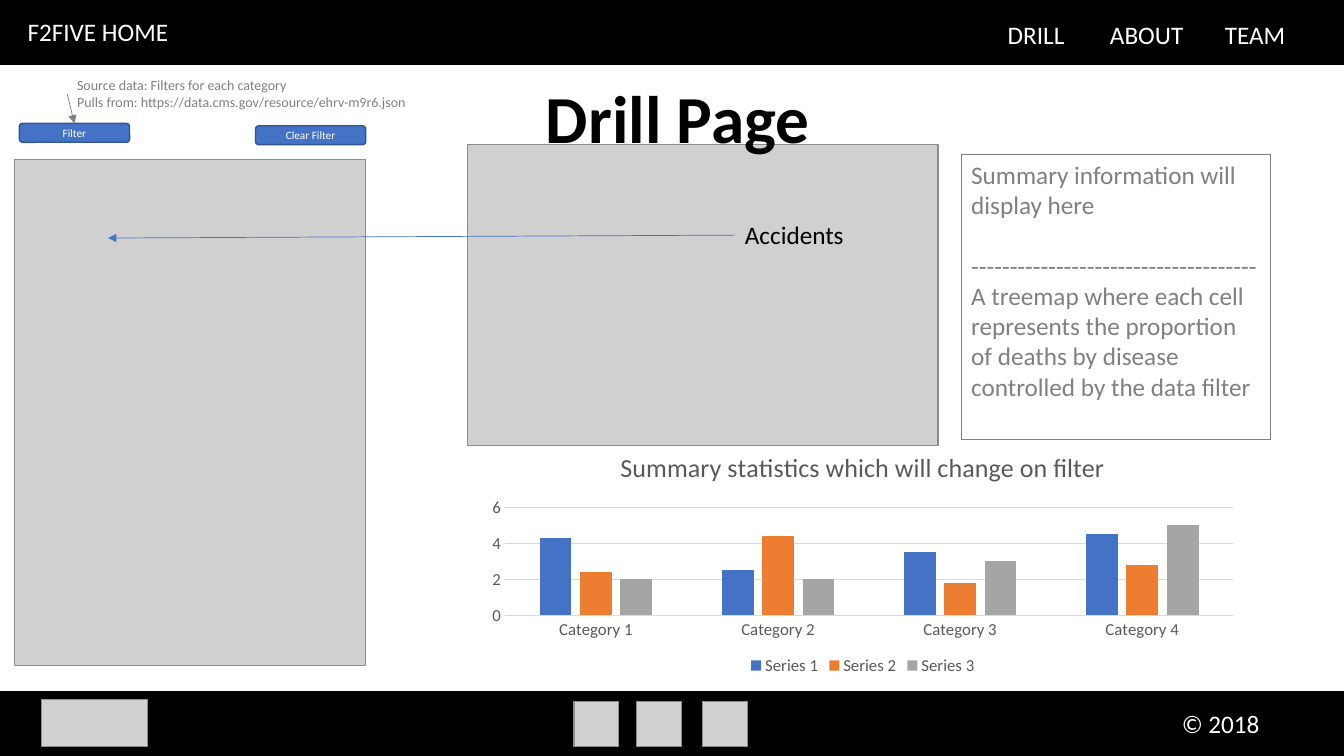
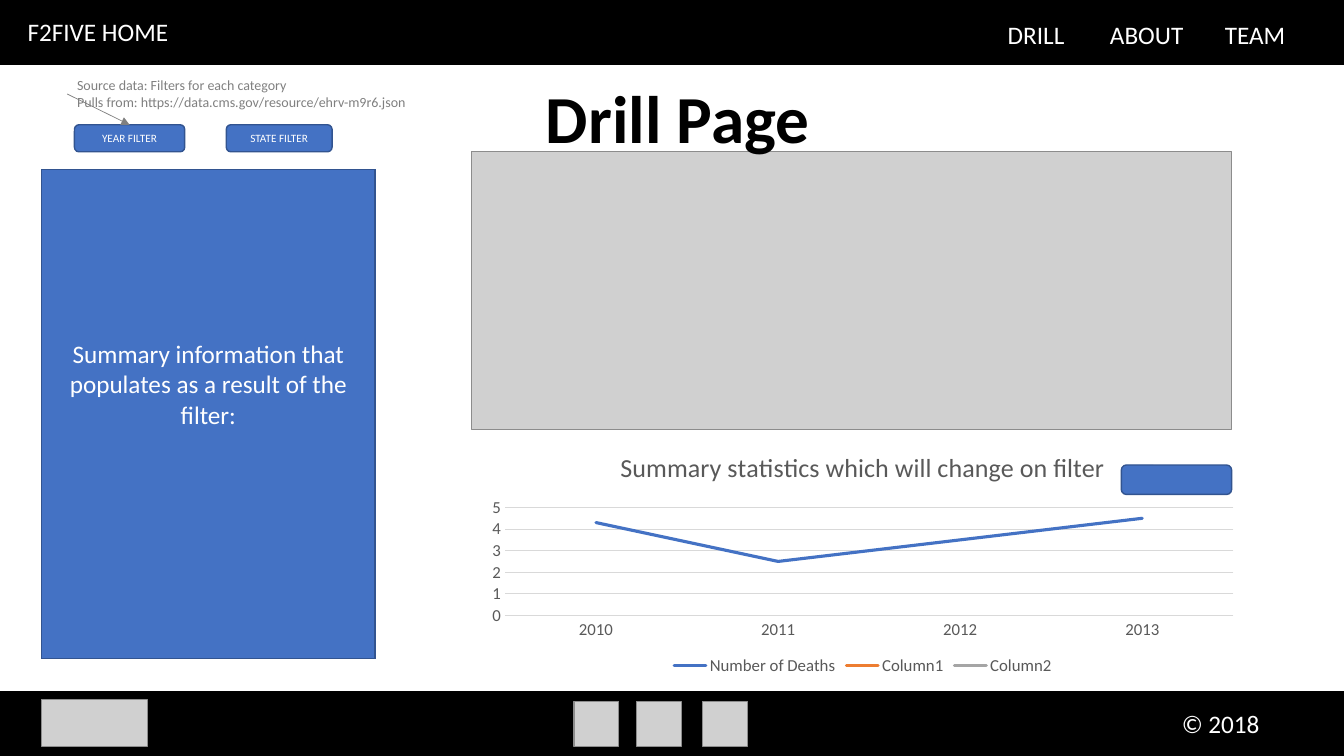
Before and after one commit to Jccommander/LeadingCausesofDeathUSA, a slide deck: slide 3 of Planning/Project2 Mockup.pptx. Drawn at 1344x756 pixels with LibreOffice and Linux fonts; fonts in the diff are those of the drawing; grey boxes stand for pictures. Boxes give left, top, right and bottom in pixels: in the first picture for what was removed or moved away, otherwise in the second. Text is boxed around its words. In the diff, an @@ line names an element or a change of style, - is before the commit and + after.

Commit message:
updated ppt

```diff
--- a/Planning/Project2 Mockup.pptx
+++ b/Planning/Project2 Mockup.pptx
@@ arrow moved from (68, 94) - (75, 123) to (68, 94) - (130, 125) @@
@@ rounded rectangle "YEAR FILTER": place and size @@
-rounded rectangle "YEAR FILTER" at box(19, 123, 129, 142)
+rounded rectangle "YEAR FILTER" at box(75, 125, 185, 152)
@@ text in rounded rectangle at box(102, 135, 157, 142): text changed @@
-Filter
+YEAR FILTER
@@ rounded rectangle "STATE FILTER": place and size @@
-rounded rectangle "STATE FILTER" at box(256, 126, 366, 145)
+rounded rectangle "STATE FILTER" at box(227, 125, 333, 152)
@@ text in rounded rectangle at box(250, 135, 308, 142): text changed @@
-Clear Filter
+STATE FILTER
@@ picture removed at box(14, 159, 366, 665) @@
@@ rectangle added at box(41, 169, 375, 658), fill #4472C4, outline #325491 1 pt, 18 pt, text #FFFFFF @@
+Summary information that populates as a result of the filter:
@@ picture: place and size @@
-picture at box(468, 145, 939, 446)
+picture at box(472, 152, 1232, 430)
@@ rectangle removed at box(962, 154, 1271, 440) @@
-Summary information will display here
--------------------------------------
-A treemap where each cell represents the proportion of deaths by disease controlled by the data filter
@@ arrow removed from (735, 235) to (108, 238) @@
@@ text removed at box(745, 226, 844, 244) @@
-Accidents
@@ column chart at box(477, 435, 1249, 680) @@
@@ column chart to line chart @@
-categories: Category 1, Category 2, Category 3, Category 4
+categories: 2010, 2011, 2012, 2013
-Series 1: 4.3, 2.5, 3.5, 4.5
+Number of Deaths: 4.3, 2.5, 3.5, 4.5
-Series 2: 2.4, 4.4, 1.8, 2.8
+Column1: -, -, -, -
-Series 3: 2, 2, 3, 5
+Column2: -, -, -, -
@@ bar spacing changed @@
@@ rounded rectangle added at box(1122, 465, 1232, 494), fill #4472C4, outline #325491 1 pt @@
```
